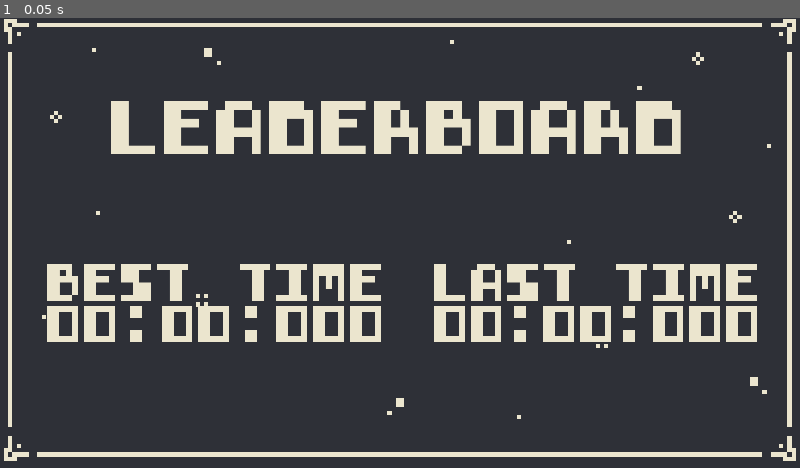
Above: before the commit, frame 1.
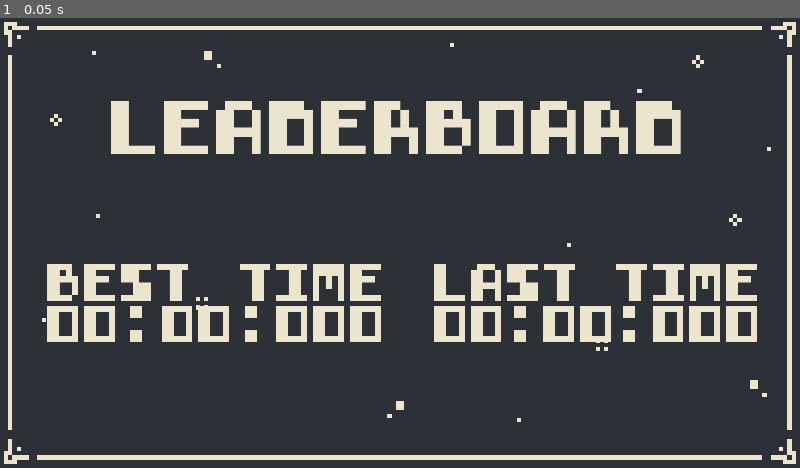
Above: after the commit, the same moment.

Repository: dante-ventura/scorespace-jam-game
Game: Godot game, scene res://scenes/LeaderboardBase.tscn
Two runs of this game, one before a commit and one after it. Both use one fixed random seed, a clock stepped at 60 frames per second and the inputs below. This scene is started directly instead of the project's main scene.
Inputs:
- Up to frame 1 (0.05 s): no input

The runs differ from the first frame. In frame 1, 2.9% of the frame differs, in the area x 0-100%, y 0-100%.

Commit message:
oops (#17)

Diff:
--- a/scenes/LeaderboardBase.tscn
+++ b/scenes/LeaderboardBase.tscn
@@ -8,7 +8,6 @@
 script = ExtResource( 1 )
 
 [node name="Sprite" type="Sprite" parent="."]
-position = Vector2( 0, -7 )
 scale = Vector2( 10, 10 )
 texture = ExtResource( 4 )
 centered = false
